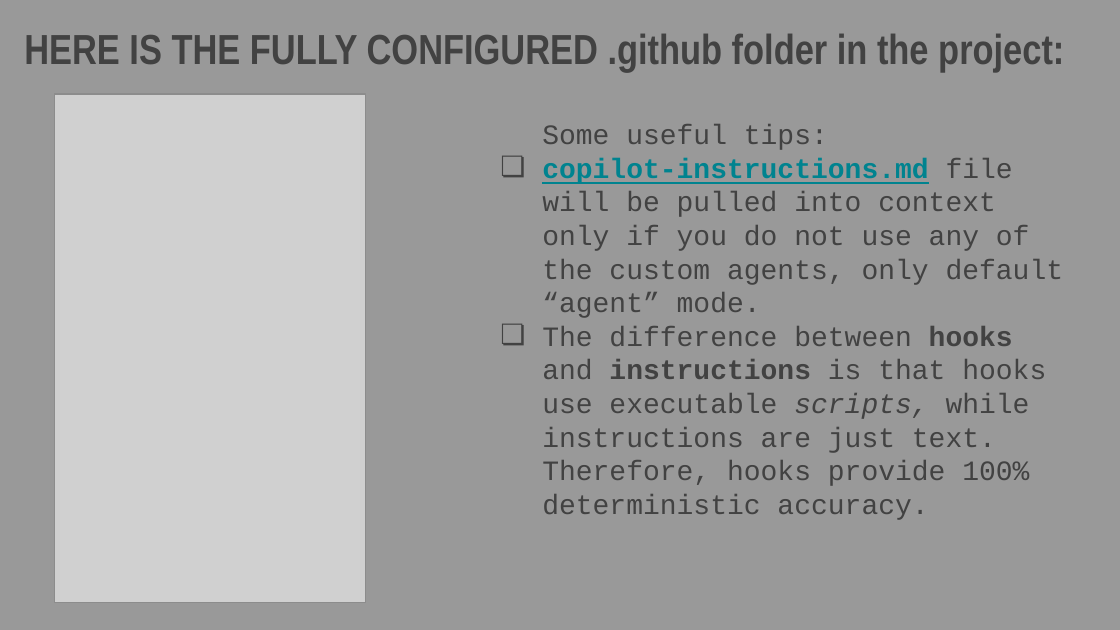
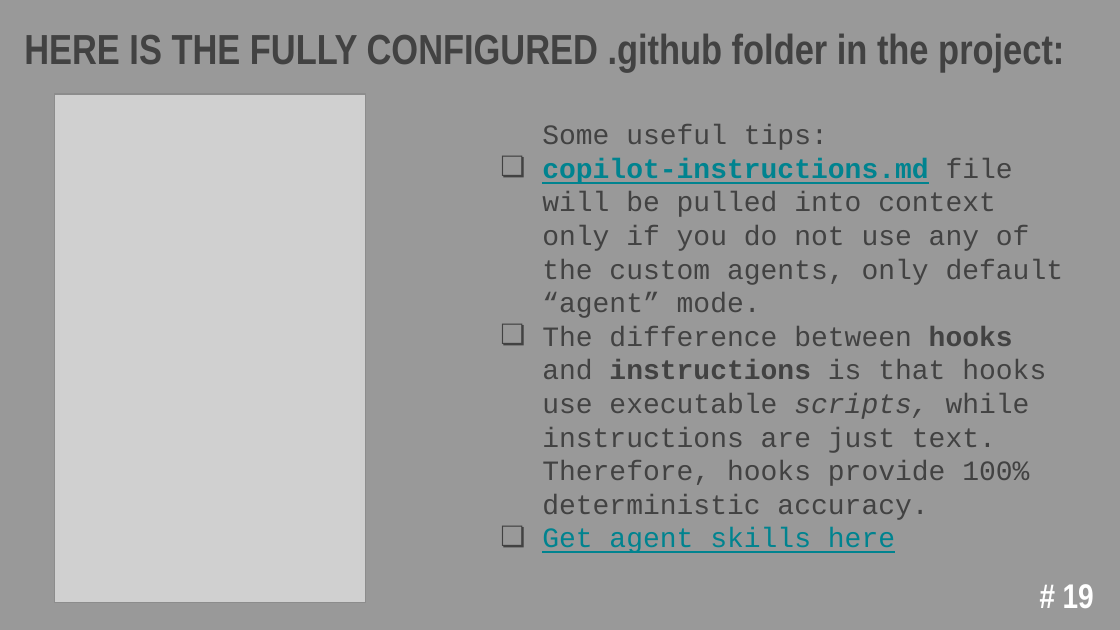
Before and after one commit to oleksandkov/oleksandkov-maded, a slide deck: slide 19 of presentations/.github Presentation/github folder in the project.pptx. Drawn at 1120x630 pixels with LibreOffice and Linux fonts; fonts in the diff are those of the drawing; grey boxes stand for pictures. Boxes give left, top, right and bottom in pixels: in the first picture for what was removed or moved away, otherwise in the second. Text is boxed around its words. In the diff, an @@ line names an element or a change of style, - is before the commit and + after.

```diff
--- a/presentations/.github Presentation/github folder in the project.pptx
+++ b/presentations/.github Presentation/github folder in the project.pptx
@@ text at (542,528,895,553): paragraph added @@
+❏ Get agent skills here
@@ page number added at (1063,584,1094,608), 22 pt, text #FFFFFF, bold @@
+# 19
```
Also in this commit, not shown: 19 other slides changed, 5 other files.
